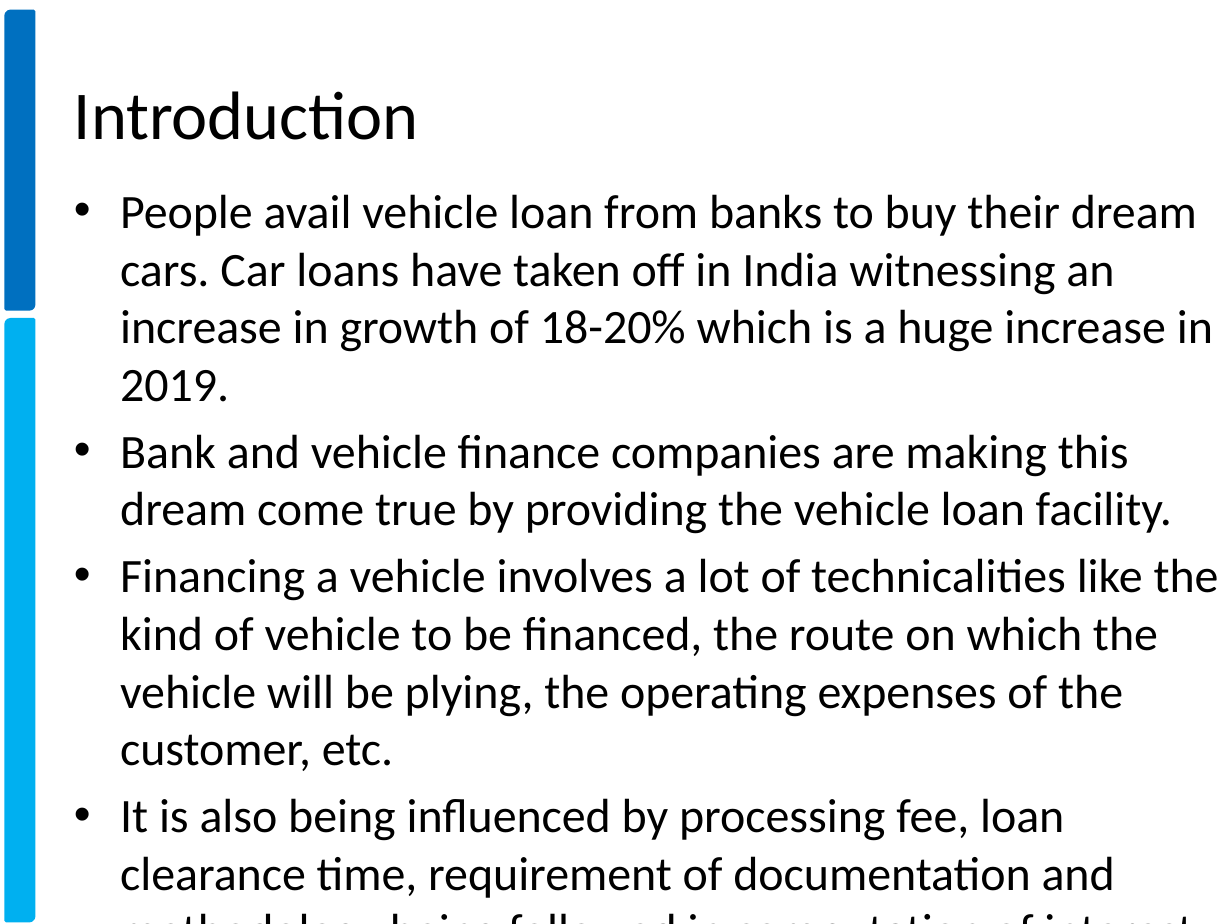
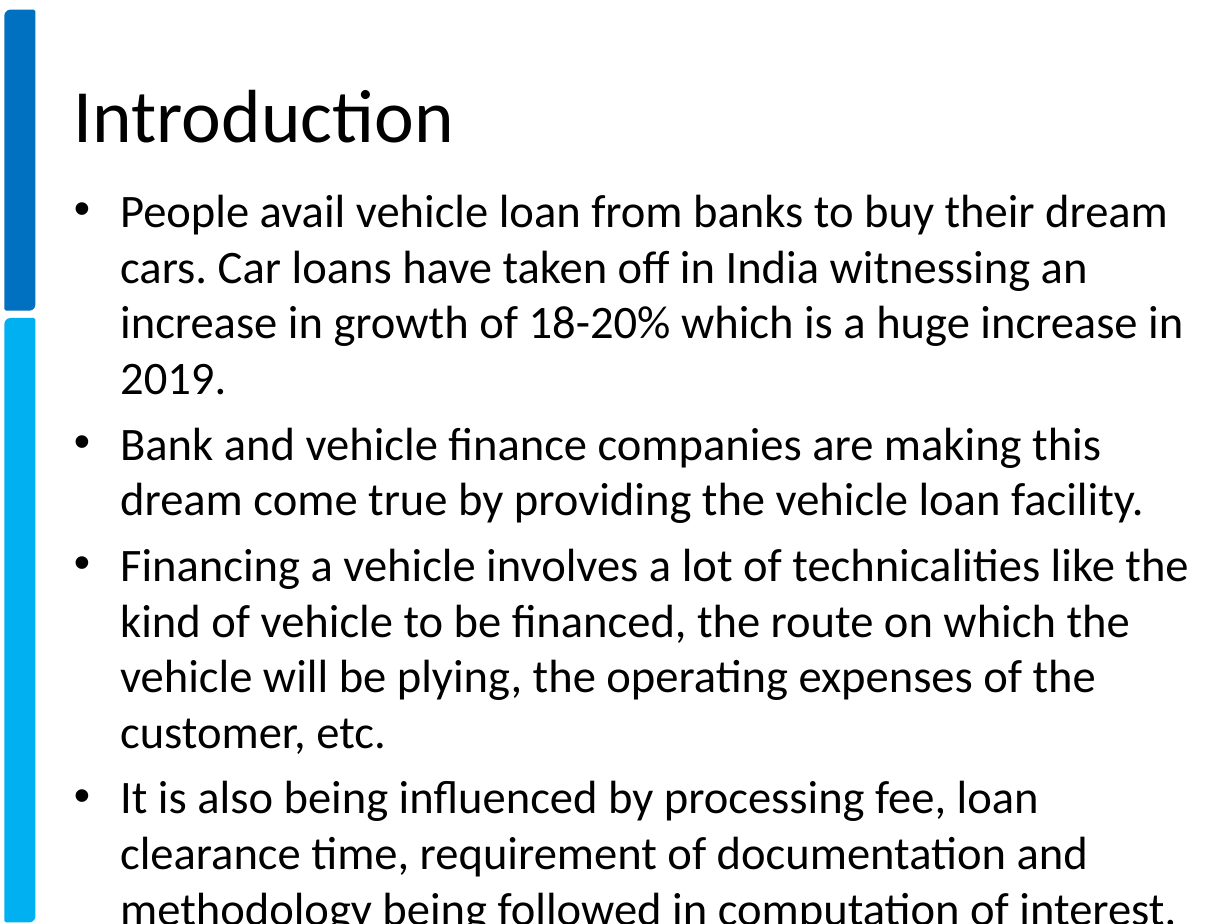
Before and after one commit to xavierigneous/Vehicle-Loan-Default-Prediction, a slide deck: slide 2 of Vehicle Loan Default Prediction.pptx. Drawn at 1232x924 pixels with LibreOffice and Linux fonts; fonts in the diff are those of the drawing; background and template pictures are left out. Boxes give left, top, right and bottom in pixels: in the first picture for what was removed or moved away, otherwise in the second. Text is boxed around its words. In the diff, an @@ line names an element or a change of style, - is before the commit and + after.

```diff
--- a/Vehicle Loan Default Prediction.pptx
+++ b/Vehicle Loan Default Prediction.pptx
@@ title "Introduction" at (74,89,454,143): size 40 to 44 pt @@
@@ text "People avail vehicle loan from ..." at (120,194,1188,877): size 28 to 27.2 pt @@
```
Also in this commit, not shown: 5 other slides changed, 1 slide added, 2 slides removed, 4 other files.
